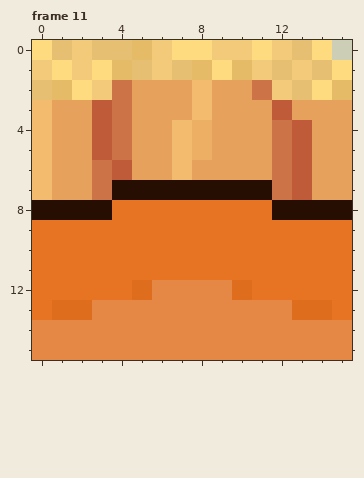
File history of a pixel-art file, Art/DesertTileSet.ase. The picture above was drawn from the file before the commit.
16x16 pixels, 13 frames. Shown: frame 11. The commit also changed other frames, which this record leaves out.
And afterwards:
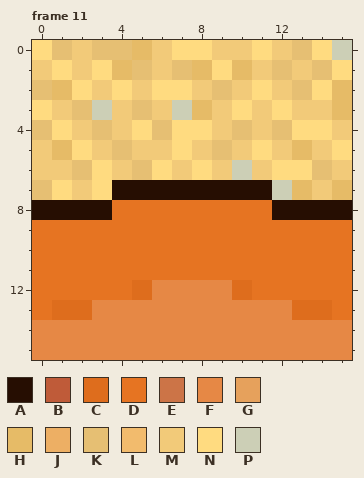
Palette (. is transparent): A #260e02  B #bf5b39  C #de6d1d  D #e67422  E #cc7447  F #e68845  G #e6a15c  H #e6bb67  J #edaf64  K #e6bf73  L #f2bb6d  M #f2ca79  N #ffdb80  P #cccfb6
Changes in this commit:
Frame 11, layer "Wall":
The edit turns colour B into colour H in row 5 at x 13; in row 7 at x 13.
The edit turns colour G into colour H in row 3 at x 15; in row 5 at x 1; in row 7 at x 15.
The edit turns colour L into colour H in row 3 at x 8.
The edit turns colour B into colour K in row 4 at x 3.
The edit turns colour E into colour K in row 4 at x 12; in row 5 at x 4.
The edit turns colour G into colour K in row 2 at x 9; in row 3 at x 2 and 5; in row 4 at x 6 and 10; in row 5 at x 9; in row 6 at x 2, 5 and 14.
The edit turns colour L into colour K in row 4 at x 0; in row 7 at x 0.
The edit turns colour B into colour M in row 5 at x 3; in row 6 at x 4.
The edit turns colour E into colour M in rows 3 to 4 at x 4; in row 5 at x 12.
The edit turns colour G into colour M in row 2 at x 5 and 10; in row 3 at x 1, 6, 9, 11 and 13 to 14; in row 4 at x 2, 9, 11 and 15; in row 5 at x 5 to 6, 10 and 14; in row 6 at x 1, 9, 11 and 15; in row 7 at x 2 and 14.
The edit turns colour J into colour M in row 5 at x 8.
The edit turns colour L into colour M in row 2 at x 8; in row 5 at x 0; in row 6 at x 0 and 7.
The edit turns colour B into colour N in row 3 at x 12; in row 4 at x 13; in row 6 at x 13.
The edit turns colour E into colour N in row 2 at x 4 and 11; in row 6 at x 3 and 12; in row 7 at x 3.
The edit turns colour G into colour N in row 2 at x 6 to 7; in row 3 at x 10; in row 4 at x 1, 5 and 14; in row 5 at x 2, 11 and 15; in row 6 at x 6 and 8; in row 7 at x 1.
The edit turns colour J into colour N in row 4 at x 8.
The edit turns colour L into colour N in row 3 at x 0; in rows 4 to 5 at x 7.
The edit turns colour B into colour P in row 3 at x 3.
The edit turns colour E into colour P in row 7 at x 12.
The edit turns colour G into colour P in row 3 at x 7; in row 6 at x 10.
